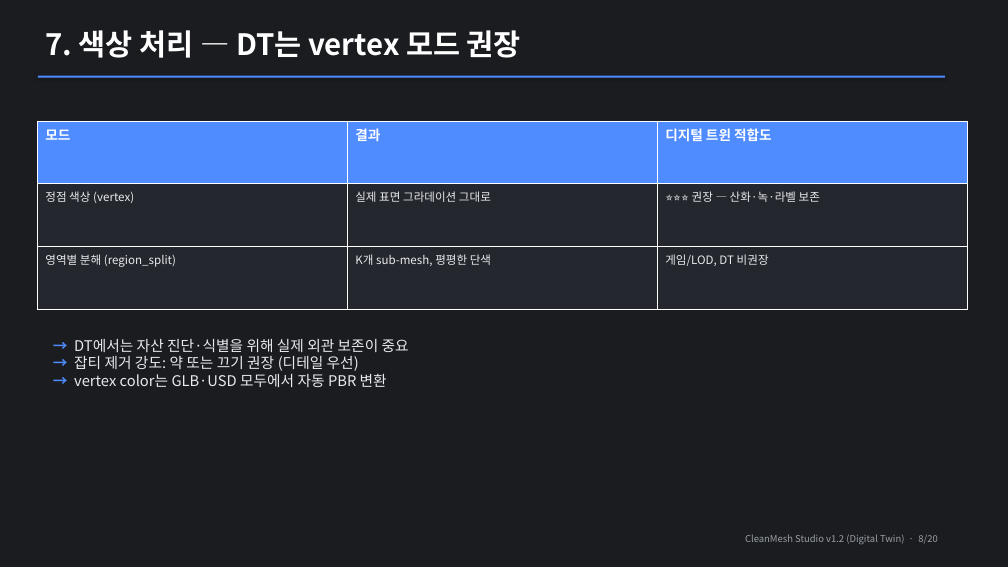
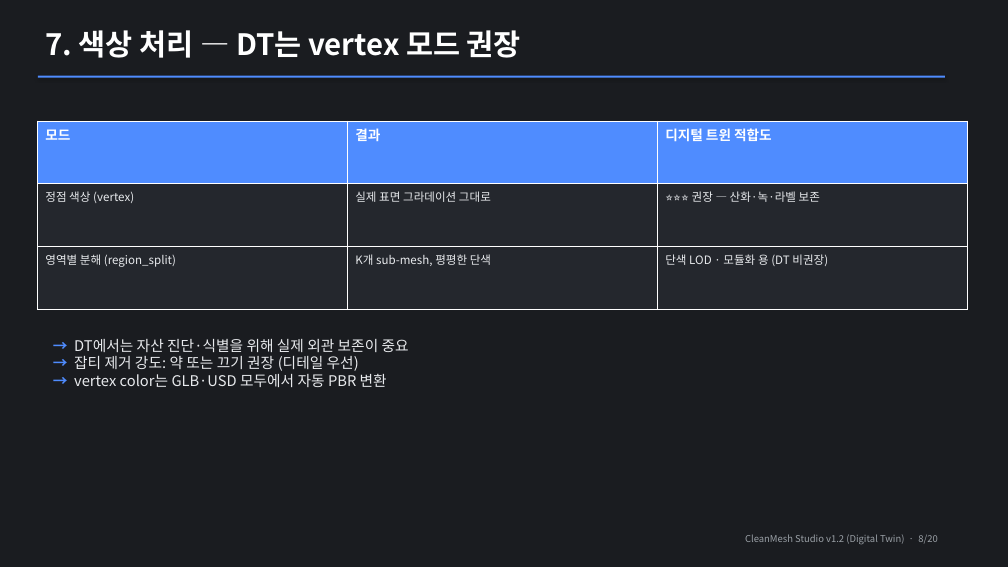
Before and after one commit to Chonghongwoo/2D_to_3D, a slide deck: slide 8 of CleanMesh_매뉴얼.pptx. Drawn at 1008x567 pixels with LibreOffice and Linux fonts; fonts in the diff are those of the drawing. Boxes give left, top, right and bottom in pixels: in the first picture for what was removed or moved away, otherwise in the second. Text is boxed around its words. In the diff, an @@ line names an element or a change of style, - is before the commit and + after.

```diff
--- a/CleanMesh_매뉴얼.pptx
+++ b/CleanMesh_매뉴얼.pptx
@@ table at (x1=38, y1=121, x2=968, y2=310) @@
-row 3, column 3: 게임/LOD, DT 비권장
+row 3, column 3: 단색 LOD · 모듈화 용 (DT 비권장)
```
Also in this commit, not shown: 2 other slides changed, 9 other files.
